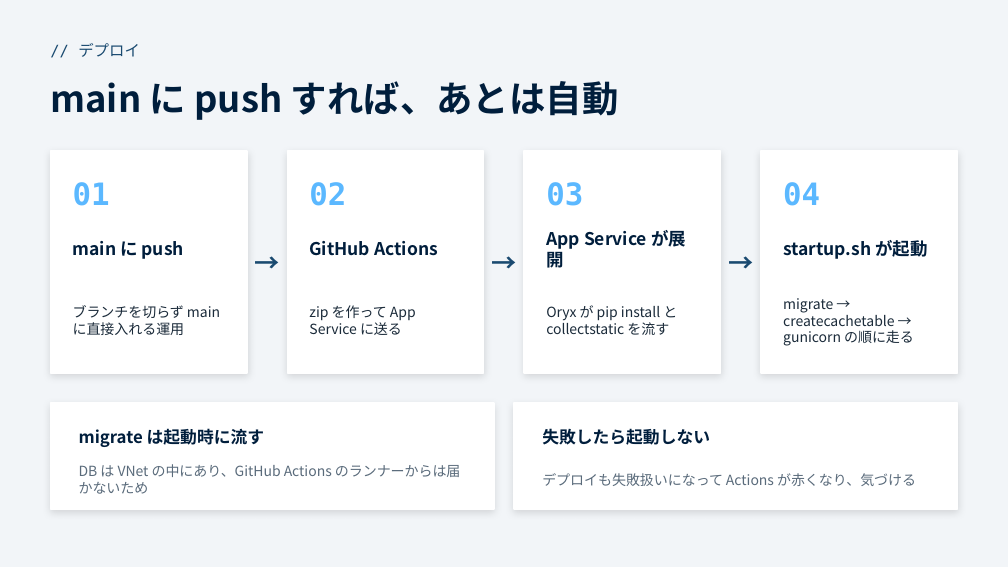
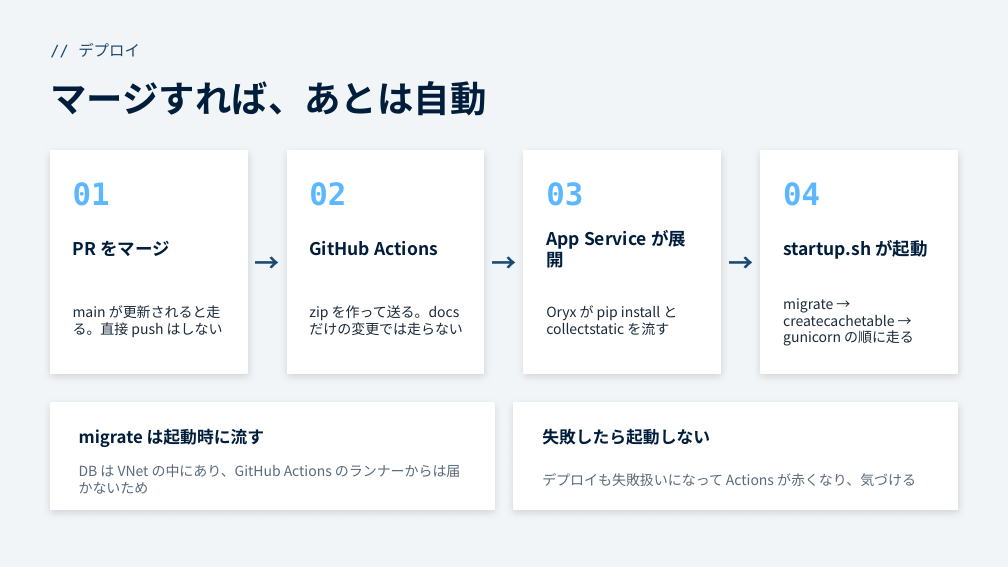
Before and after one commit to funITclub/homepage, a slide deck: slide 12 of docs/アプリケーション構成.pptx. Drawn at 1008x567 pixels with LibreOffice and Linux fonts; fonts in the diff are those of the drawing. Boxes give left, top, right and bottom in pixels: in the first picture for what was removed or moved away, otherwise in the second. Text is boxed around its words. In the diff, an @@ line names an element or a change of style, - is before the commit and + after.

```diff
--- a/docs/アプリケーション構成.pptx
+++ b/docs/アプリケーション構成.pptx
@@ text at bbox=[50, 81, 486, 116]: text changed @@
-main に push すれば、あとは自動
+マージすれば、あとは自動
@@ text at bbox=[73, 240, 170, 256]: text changed @@
-main に push
+PR をマージ
@@ text at bbox=[73, 305, 223, 337]: text changed @@
-ブランチを切らず main に直接入れる運用
+main が更新されると走る。直接 push はしない
@@ text at bbox=[309, 305, 463, 335]: text changed @@
-zip を作って App Service に送る
+zip を作って送る。docs だけの変更では走らない
```
Also in this commit, not shown: 2 other files.
